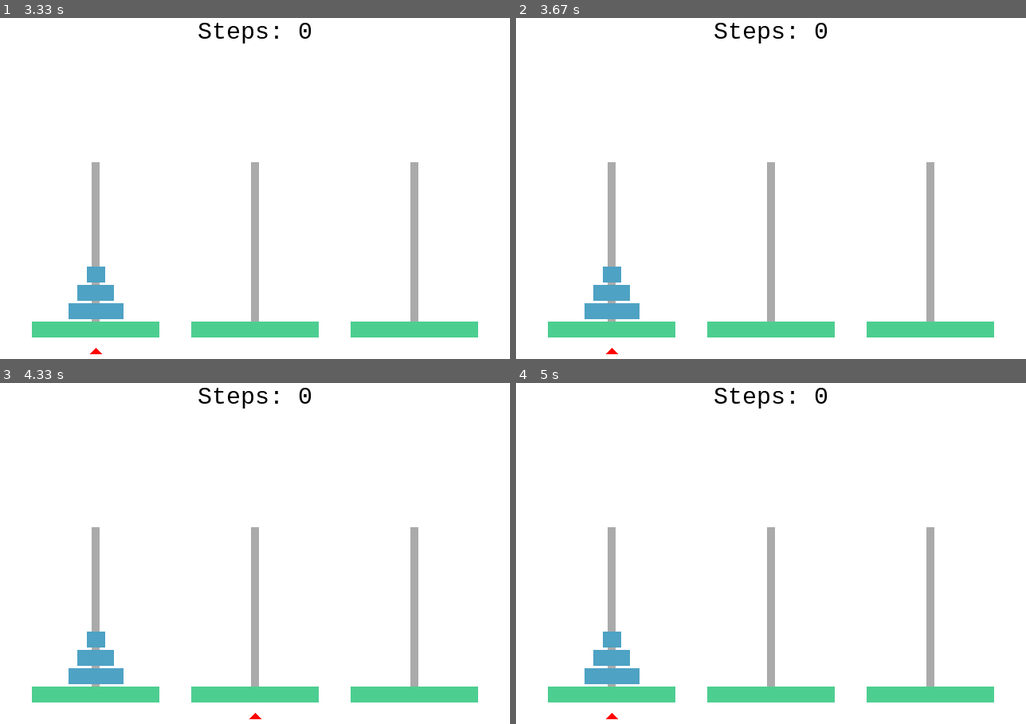
Above: before the commit, frames 1-4 (two rows, left to right).
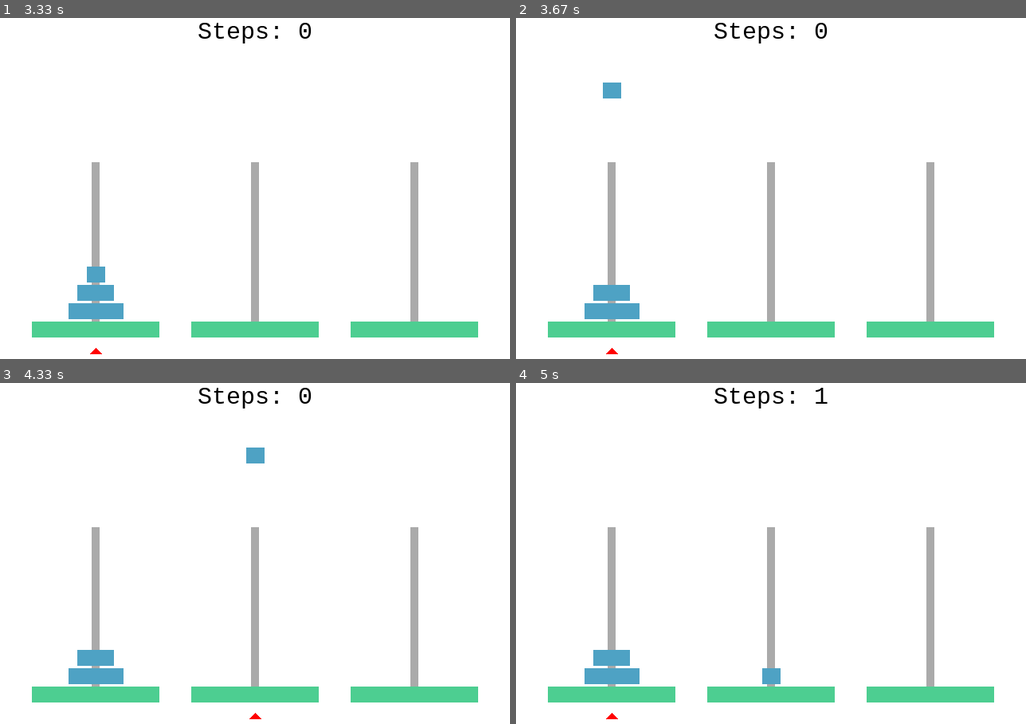
Above: after the commit, the same moments.

Repository: coderford/hanoi_pygame
Game: pygame game, started from __main__.py
The game is run twice, just before and just after one commit, with the same random seed, the same clock (stepped at 60 frames per second) and the same inputs.
Inputs:
- Up to frame 1 (3.33 s): tap Enter at 0.33 s; hold Right 0.67-1.13 s; hold Up 1.17-1.47 s; hold Right 1.5-1.97 s; hold Left 2-2.53 s; hold Left 2.9-3.3 s
- Up to frame 2 (3.67 s): hold Up from 3.33 s (still down)
- Up to frame 3 (4.33 s): release Up at 3.7 s; hold Right from 3.73 s (still down)
- Up to frame 4 (5 s): release Right at 4.37 s; hold Down 4.4-4.77 s; hold Left from 4.8 s (still down)

Frame 1 is identical in both runs. In frame 2, 0.3% of the frame differs, in the area x 17-21%, y 18-78%; in frame 3, 0.3%; in frame 4, 0.4%, in the area x 17-62%, y 1-89%.

Commit message:
add disk movement; game is playable

Diff:
--- a/__main__.py
+++ b/__main__.py
@@ -1,4 +1,4 @@
-import pygame
+import pygame, sys, time
 
 pygame.init()
 pygame.display.set_caption("Towers of Hanoi")
@@ -14,6 +14,8 @@
 disks = []
 towers_midx = [120, 320, 520]
 pointing_at = 0
+floating = False
+floater = 0
 
 # colors:
 white = (255, 255, 255)
@@ -58,11 +60,24 @@
                 game_done = True
         pygame.display.flip()
         clock.tick(60)
+
+def game_over(): # game over screen
+    global screen, steps
+    screen.fill(white)
+    blit_text(screen, 'You Won!', (320, 200), font_name='sans serif', size=72, color=gold)
+    blit_text(screen, 'You Won!', (322, 202), font_name='sans serif', size=72, color=gold)
+    blit_text(screen, 'Steps: '+str(steps), (320, 400), font_name='mono', size=30, color=black)
+    pygame.display.flip()
+    time.sleep(2)   # wait for 2 secs
+    pygame.quit()   #pygame exit
+    sys.exit()  #console exit
+
 def draw_towers():
     global screen
     for xpos in range(40, 460+1, 200):
         pygame.draw.rect(screen, green, pygame.Rect(xpos, 400, 160 , 20))
         pygame.draw.rect(screen, grey, pygame.Rect(xpos+75, 200, 10, 200))
+
 
 def make_disks():
     global n_disks, disks
@@ -74,6 +89,7 @@
         disk['rect'] = pygame.Rect(0, 0, width, height)
         disk['rect'].midtop = (120, ypos)
         disk['val'] = n_disks-i
+        disk['tower'] = 0
         disks.append(disk)
         ypos -= height+3
         width -= 23
@@ -90,6 +106,16 @@
     pygame.draw.polygon(screen, red, ptr_points)
     return
 
+def check_won():
+    global disks
+    over = True
+    for disk in disks:
+        if disk['tower'] != 2:
+            over = False
+    if over:
+        time.sleep(0.2)
+        game_over()
+
 menu_screen()
 make_disks()
 # main game loop:
@@ -102,13 +128,38 @@
                 game_done = True
             if event.key == pygame.K_RIGHT:
                 pointing_at = (pointing_at+1)%3
+                if floating:
+                    disks[floater]['rect'].midtop = (towers_midx[pointing_at], 100)
+                    disks[floater]['tower'] = pointing_at
             if event.key == pygame.K_LEFT:
                 pointing_at = (pointing_at-1)%3
-
+                if floating:
+                    disks[floater]['rect'].midtop = (towers_midx[pointing_at], 100)
+                    disks[floater]['tower'] = pointing_at
+            if event.key == pygame.K_UP and not floating:
+                for disk in disks[::-1]:
+                    if disk['tower'] == pointing_at:
+                        floating = True
+                        floater = disks.index(disk)
+                        disk['rect'].midtop = (towers_midx[pointing_at], 100)
+                        break
+            if event.key == pygame.K_DOWN and floating:
+                for disk in disks[::-1]:
+                    if disk['tower'] == pointing_at and disks.index(disk)!=floater:
+                        if disk['val']>disks[floater]['val']:
+                            floating = False
+                            disks[floater]['rect'].midtop = (towers_midx[pointing_at], disk['rect'].top-23)
+                            steps += 1
+                            break
+                else:
+                    floating = False
+                    disks[floater]['rect'].midtop = (towers_midx[pointing_at], 400-23)
+                    steps += 1
     screen.fill(white)
     draw_towers()
     draw_disks()
     draw_ptr()
     blit_text(screen, 'Steps: '+str(steps), (320, 20), font_name='mono', size=30, color=black)
     pygame.display.flip()
+    if not floating:check_won()
     clock.tick(framerate)
